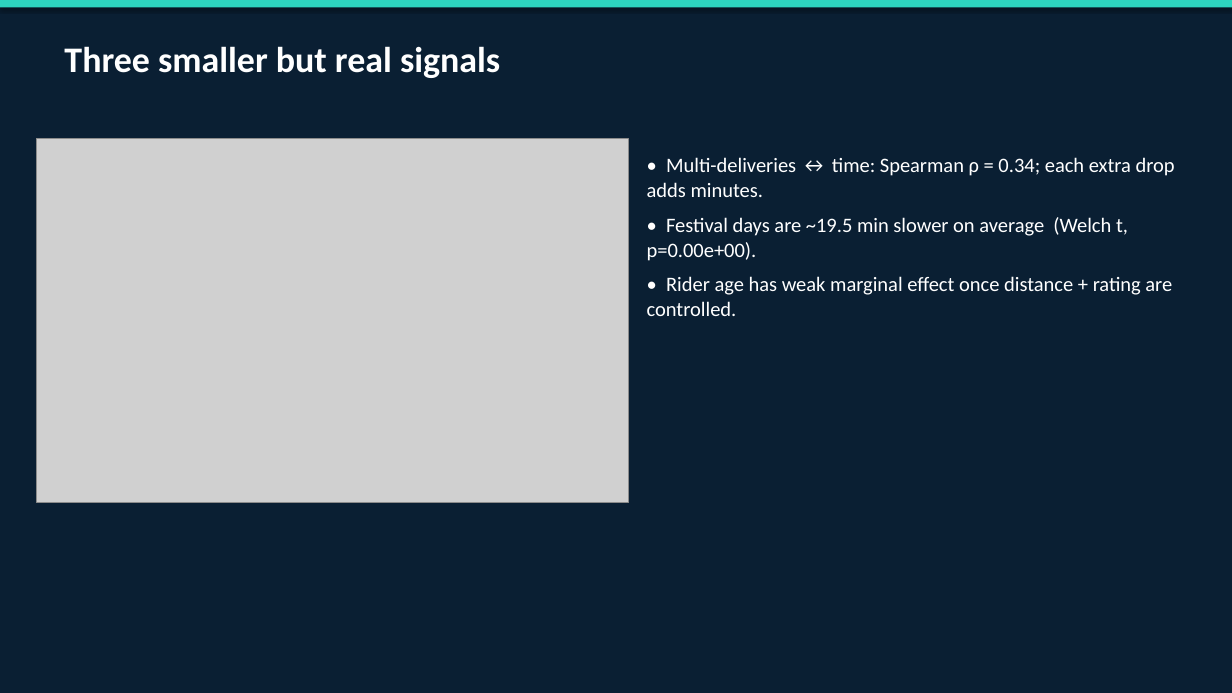
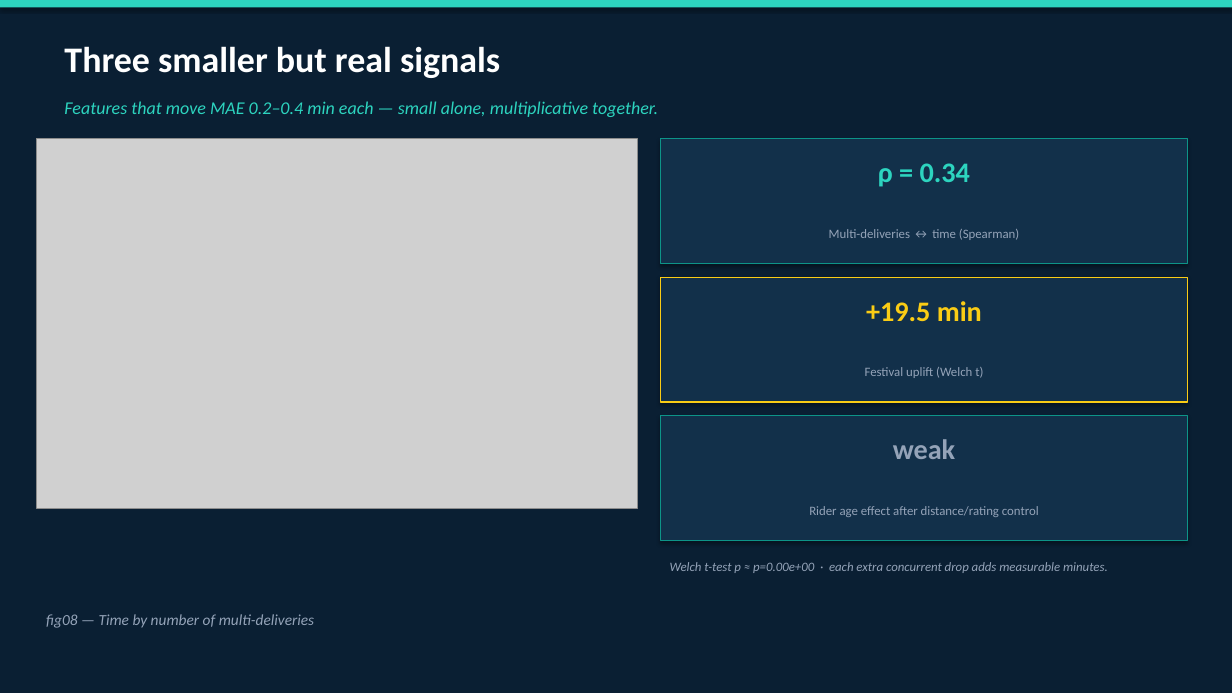
Before and after one commit to TheClazer/Zomato-delivery-estimation, a slide deck: slide 7 of reports/eda_2pm.pptx. Drawn at 1232x693 pixels with LibreOffice and Linux fonts; fonts in the diff are those of the drawing; grey boxes stand for pictures. Boxes give left, top, right and bottom in pixels: in the first picture for what was removed or moved away, otherwise in the second. Text is boxed around its words. In the diff, an @@ line names an element or a change of style, - is before the commit and + after.

```diff
--- a/reports/eda_2pm.pptx
+++ b/reports/eda_2pm.pptx
@@ text added at [64,101,658,117], 14 pt, text #2DD4BF, italic @@
+Features that move MAE 0.2–0.4 min each — small alone, multiplicative together.
@@ picture: place and size @@
-picture at [37,139,628,503]
+picture at [37,139,638,508]
@@ rectangle added at [661,139,1188,263], fill #12304A, outline #0D9488 1 pt @@
@@ text removed at [647,157,1175,316] @@
-• Multi-deliveries ↔ time: Spearman ρ = 0.34; each extra drop adds minutes.
-• Festival days are ~19.5 min slower on average (Welch t, p=0.00e+00).
-• Rider age has weak marginal effect once distance + rating are controlled.
@@ text added at [878,163,970,187], 22 pt, text #2DD4BF, bold @@
+ρ = 0.34
@@ text added at [829,229,1019,240], 10 pt, text #94A3B8 @@
+Multi-deliveries ↔ time (Spearman)
@@ rectangle added at [661,277,1188,402], fill #12304A, outline #FACC15 1 pt @@
@@ text added at [866,301,982,321], 22 pt, text #FACC15, bold @@
++19.5 min
@@ text added at [865,367,983,378], 10 pt, text #94A3B8 @@
+Festival uplift (Welch t)
@@ rectangle added at [661,416,1188,541], fill #12304A, outline #0D9488 1 pt @@
@@ text added at [893,439,955,459], 22 pt, text #94A3B8, bold @@
+weak
@@ text added at [809,506,1039,517], 10 pt, text #94A3B8 @@
+Rider age effect after distance/rating control
@@ text added at [670,562,1108,573], 10 pt, text #94A3B8, italic @@
+Welch t-test p ≈ p=0.00e+00 · each extra concurrent drop adds measurable minutes.
@@ text added at [46,614,314,628], 12 pt, text #94A3B8, italic @@
+fig08 — Time by number of multi-deliveries
```
Also in this commit, not shown: 7 other slides changed, 1 slide added, 1 slide removed, 5 other files.
